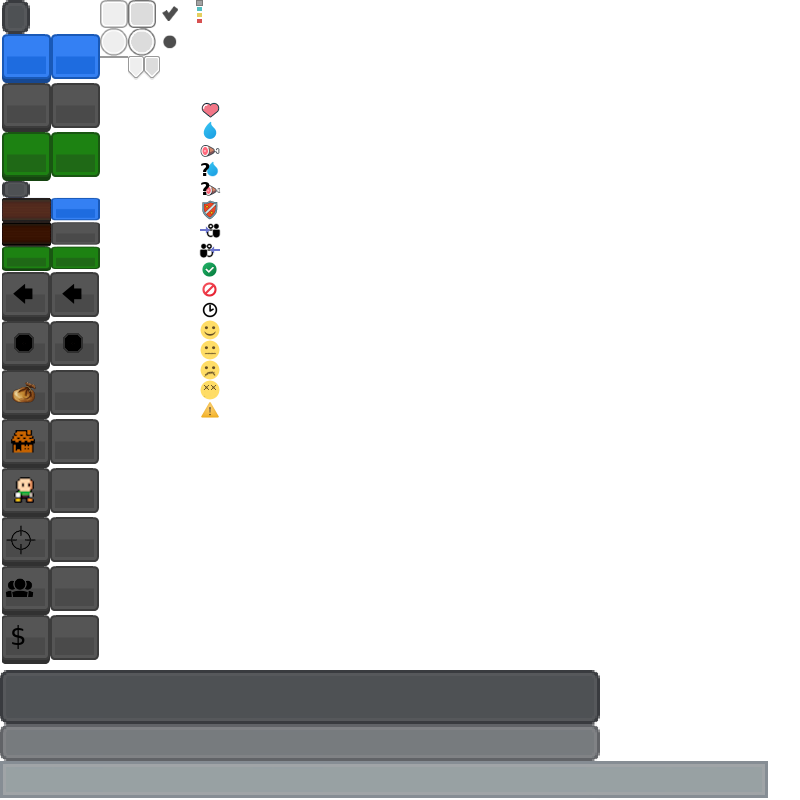
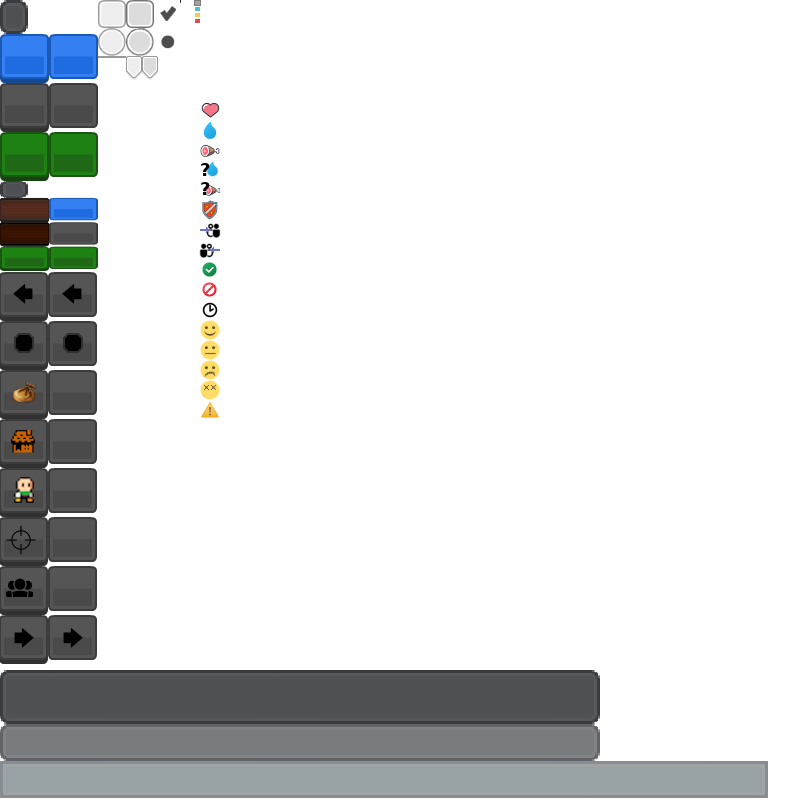
Revision of a layered (800, 800) image; what changed, layer by layer:
renamed "business" to "right", moved it above "left1", painted on it over [12, 625, 83, 649]
painted on "ui.png" over [0, 0, 203, 664]
